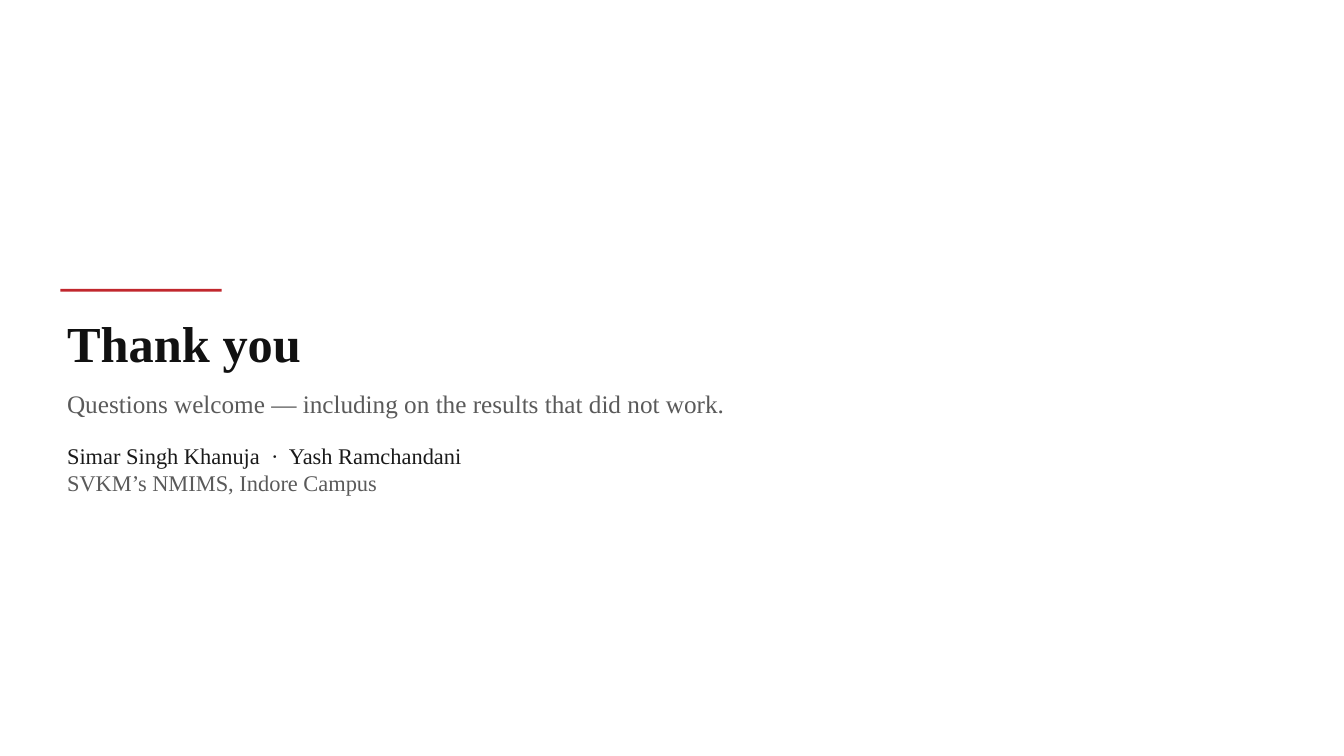
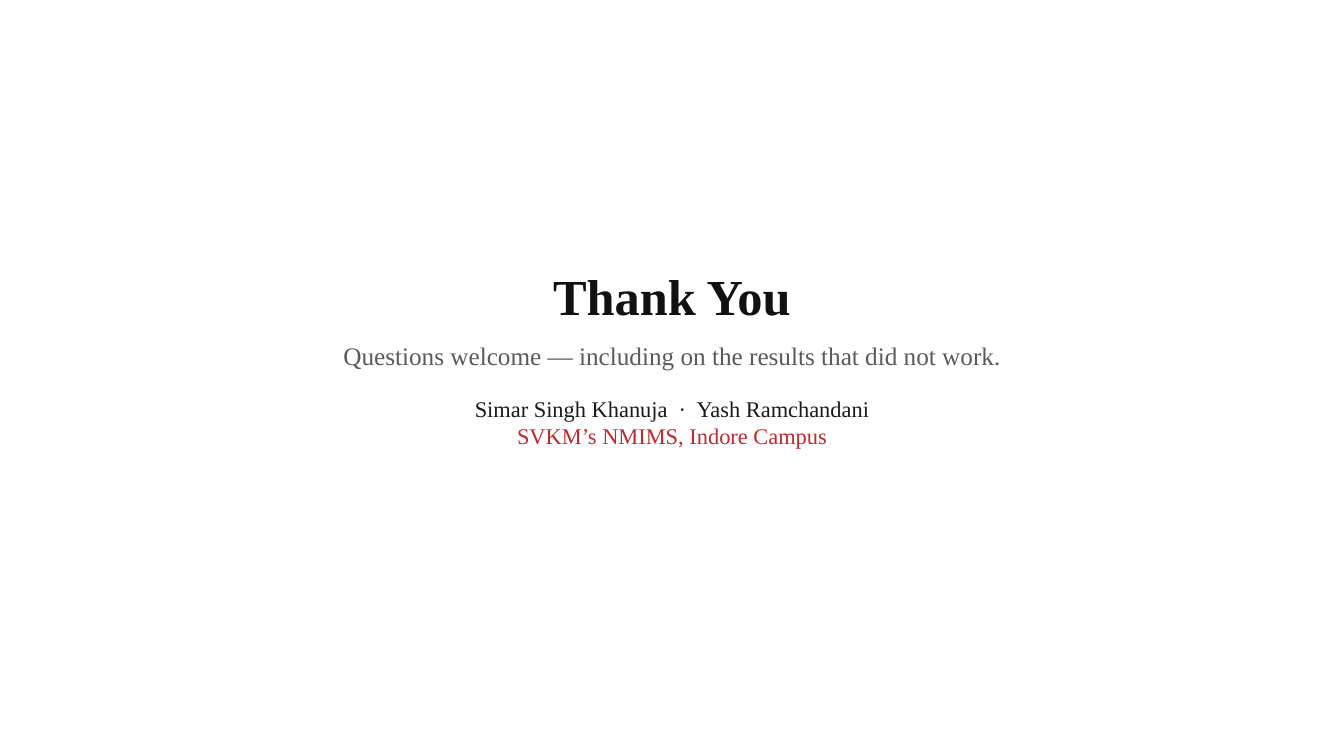
Before and after one commit to ruthme1ster/MemGate, a slide deck: slide 28 of MemGate_Capstone_Review2_NMIMS.pptx. Drawn at 1344x756 pixels with LibreOffice and Linux fonts; fonts in the diff are those of the drawing; background and template pictures are left out. Boxes give left, top, right and bottom in pixels: in the first picture for what was removed or moved away, otherwise in the second. Text is boxed around its words. In the diff, an @@ line names an element or a change of style, - is before the commit and + after.

```diff
--- a/MemGate_Capstone_Review2_NMIMS.pptx
+++ b/MemGate_Capstone_Review2_NMIMS.pptx
@@ text "Thank You": place and size @@
-text "Thank You" at bbox=[67, 327, 724, 496]
+text "Thank You" at bbox=[343, 280, 1000, 449]
@@ rectangle removed at bbox=[60, 289, 222, 292] @@
@@ text at bbox=[553, 280, 791, 316]: text changed @@
-Thank you
+Thank You
@@ text at bbox=[343, 347, 1000, 449]: text colour #5A5A5A to #C1272D in "SVKM’s NMIMS, Indore Campus"; alignment left to centre @@
```
Also in this commit, not shown: 29 other slides changed, 3 other files.
